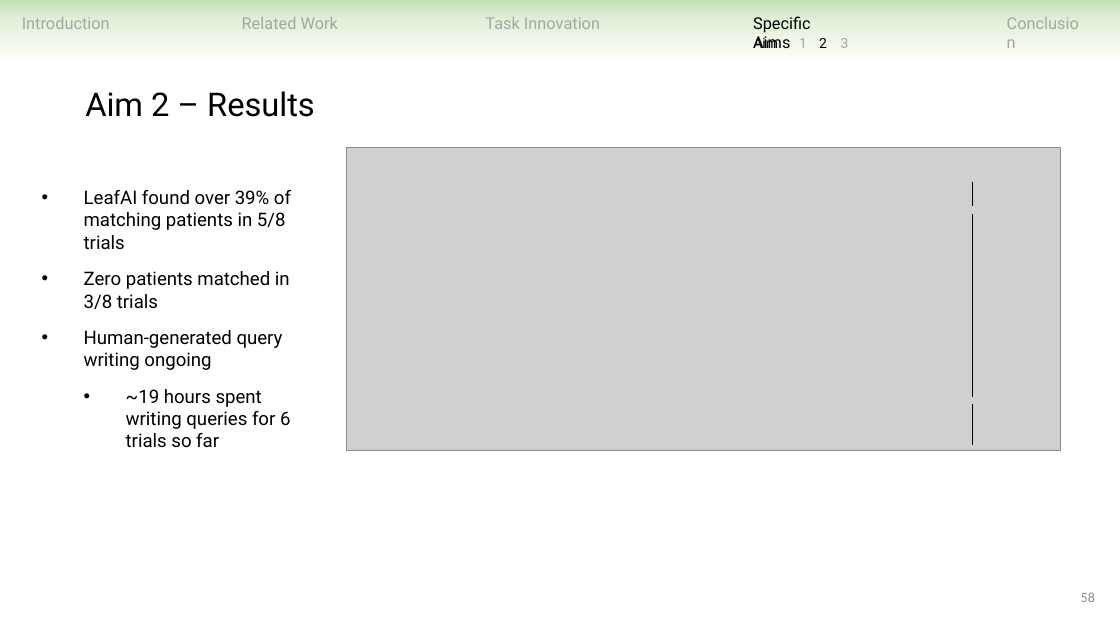
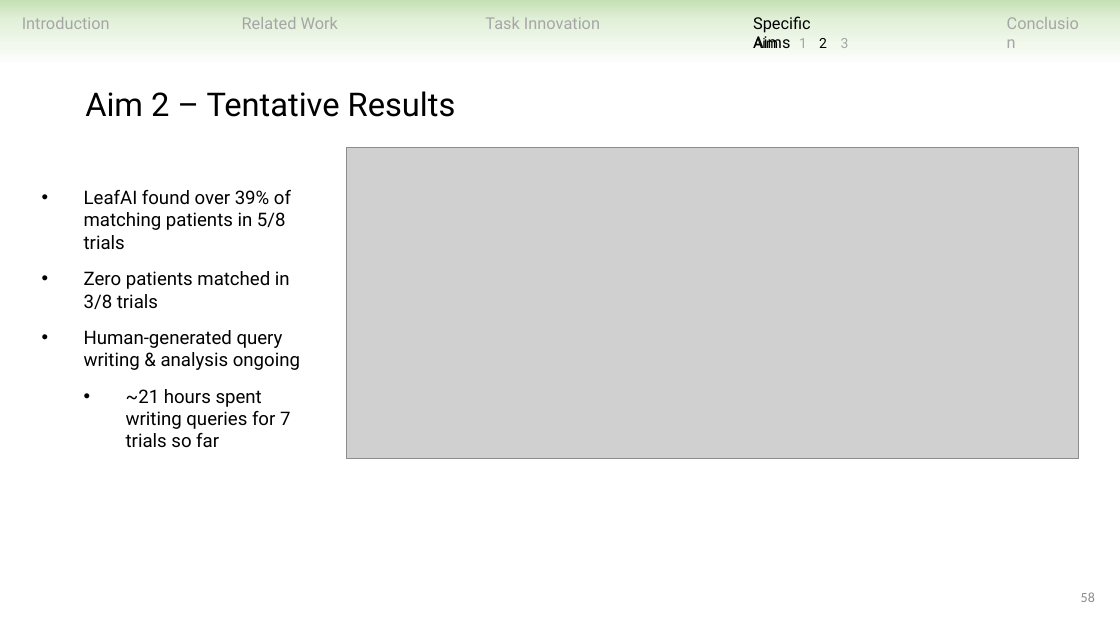
Before and after one commit to ndobb/dissertation, a slide deck: slide 58 of 4_general_exam/presentation/nic_dobbins_general_exam.pptx. Drawn at 1120x630 pixels with LibreOffice and Linux fonts; fonts in the diff are those of the drawing; grey boxes stand for pictures. Boxes give left, top, right and bottom in pixels: in the first picture for what was removed or moved away, otherwise in the second. Text is boxed around its words. In the diff, an @@ line names an element or a change of style, - is before the commit and + after.

```diff
--- a/4_general_exam/presentation/nic_dobbins_general_exam.pptx
+++ b/4_general_exam/presentation/nic_dobbins_general_exam.pptx
@@ text at (85,91,456,117): text changed @@
-Aim 2 – Results
+Aim 2 – Tentative Results
@@ picture: place and size @@
-picture at (346,148,1060,450)
+picture at (346,147,1078,459)
@@ line removed from (972, 181) to (972, 206) @@
@@ line removed from (972, 214) to (972, 397) @@
@@ text at (84,330,300,448): text changed @@
-• Human-generated query writing ongoing
-  • ~19 hours spent writing queries for 6 trials so far
+• Human-generated query writing & analysis ongoing
+  • ~21 hours spent writing queries for 7 trials so far
@@ line removed from (972, 404) to (972, 445) @@
```
Also in this commit, not shown: 19 other slides changed, 1 slide removed.
